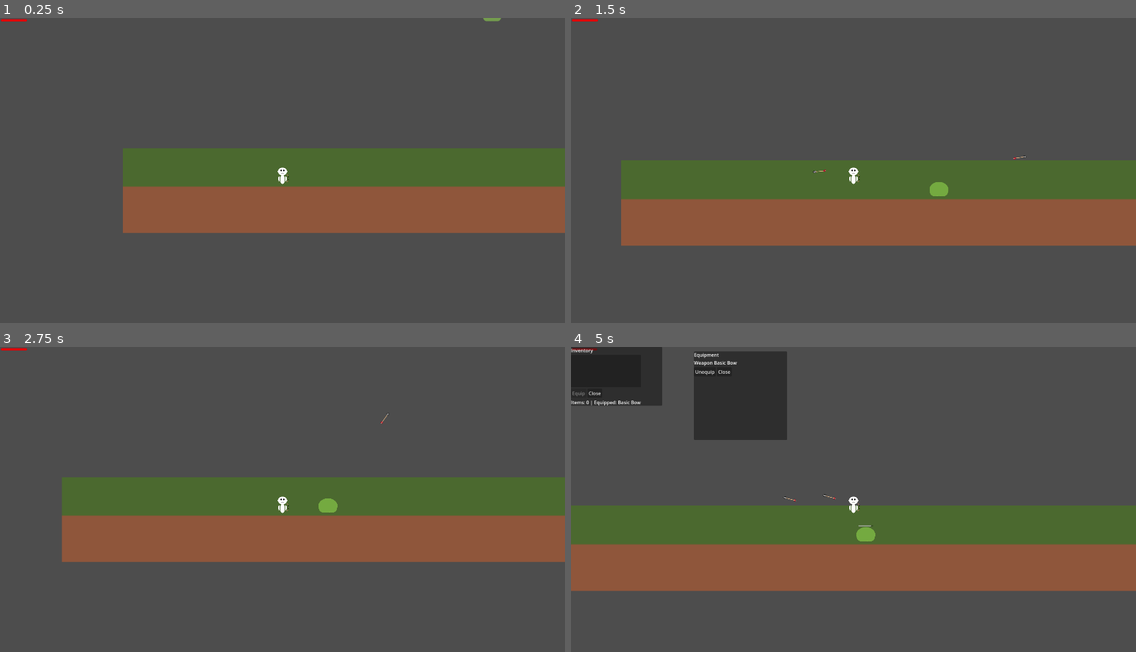
Above: before the commit, frames 1-4 (two rows, left to right).
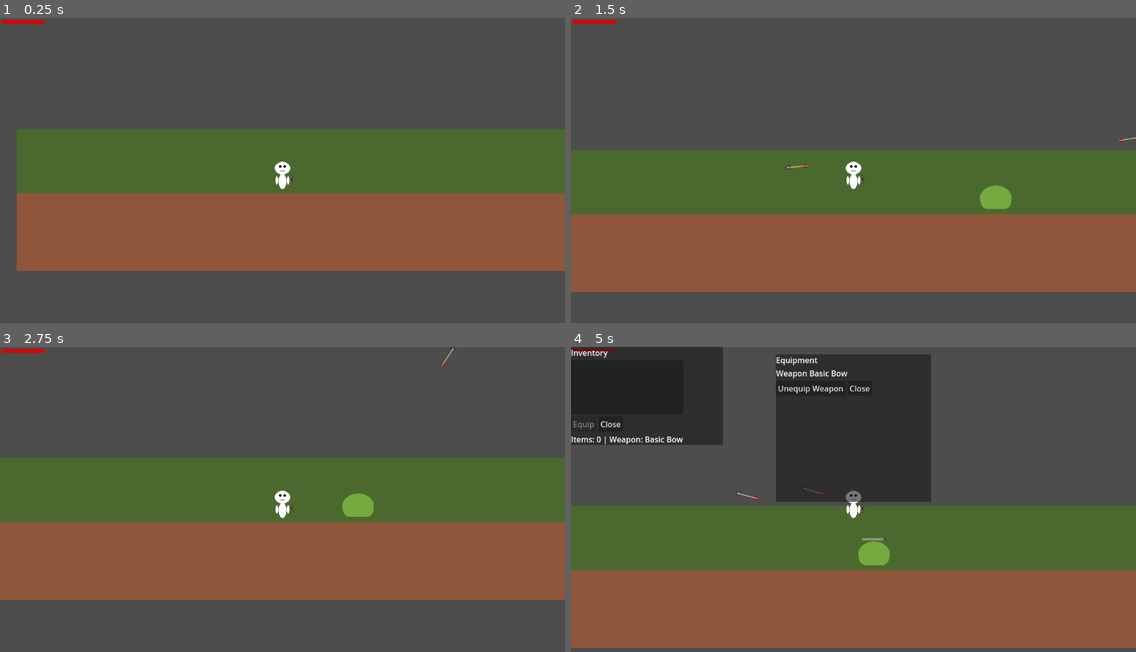
Above: after the commit, the same moments.

Repository: IcyOtter/Survivor-Wave-Like
Game: Godot game, scene res://scenes/world.tscn
Two runs of this game, one before a commit and one after it. Both use one fixed random seed, a clock stepped at 60 frames per second and the inputs below.
Inputs (mouse positions are in pixels of both pictures, inside the frame that each line leads up to):
- Up to frame 1 (0.25 s): no input
- Up to frame 2 (1.5 s): move the mouse to (977, 161) at 0.52 s; hold D (move_right) from 0.53 s (still down); click (977, 161) at 0.6 s; tap Space (jump) at 0.77 s; move the mouse to (740, 191) at 1.27 s; click (740, 191) at 1.35 s
- Up to frame 3 (2.75 s): tap Space (jump) at 1.52 s; move the mouse to (339, 435) at 2.02 s; release D (move_right) at 2.03 s; hold A (move_left) from 2.03 s (still down); tap E (interact) at 2.1 s; click (339, 435) at 2.3 s
- Up to frame 4 (5 s): move the mouse to (825, 569) at 2.77 s; release A (move_left) at 2.78 s; hold D (move_right) 2.78-4.28 s; tap S (toggle_autofire) at 2.85 s; tap Space (jump) at 3.02, 3.77, 4.52 s; click (825, 569) at 3.05 s; move the mouse to (1023, 554) at 3.52 s; tap C (toggle_equipment) at 3.6 s; click (1023, 554) at 3.8 s; tap Tab (toggle_inventory) at 4.15 s; move the mouse to (684, 456) at 4.27 s; hold A (move_left) from 4.28 s (still down); click (684, 456) at 4.35 s

The runs differ from the first frame. In frame 1, 25% of the frame differs, in the area x 0-100%, y 0-83%; in frame 2, 26%; in frame 3, 25%; in frame 4, 47%, in the area x 0-100%, y 0-99%.

Commit message:
- Removed ammo structure. All ammo will be based on the bow type - Removed all UI features that had to do with ammo

Diff:
--- a/scenes/arrow.tscn
+++ b/items/weapons/BasicBow/BasicArrow.tscn
@@ -1,19 +1,19 @@
 [gd_scene load_steps=4 format=3 uid="uid://d1asvcs5n4um5"]
 
-[ext_resource type="Script" uid="uid://dgj0iklwujynx" path="res://scripts/BaseProjectile.gd" id="1_23jat"]
-[ext_resource type="Texture2D" uid="uid://lk11nwoppvei" path="res://assets/projectiles/stone arrow/stonearrow.png" id="2_q8ifc"]
+[ext_resource type="Script" uid="uid://dgj0iklwujynx" path="res://scripts/BaseProjectile.gd" id="1_4n7bh"]
+[ext_resource type="Texture2D" uid="uid://lk11nwoppvei" path="res://assets/projectiles/stone arrow/stonearrow.png" id="2_i5akv"]
 
 [sub_resource type="CircleShape2D" id="CircleShape2D_7ckq1"]
 radius = 1.0
 
-[node name="Arrow" type="Area2D"]
+[node name="BasicArrow" type="Area2D"]
 collision_layer = 2
 collision_mask = 12
-script = ExtResource("1_23jat")
+script = ExtResource("1_4n7bh")
 
 [node name="Sprite2D" type="Sprite2D" parent="."]
 scale = Vector2(1, 0.858)
-texture = ExtResource("2_q8ifc")
+texture = ExtResource("2_i5akv")
 
 [node name="CollisionShape2D" type="CollisionShape2D" parent="."]
 position = Vector2(-3, 0)
--- /dev/null
+++ b/items/weapons/BasicBow/BasicBow.tres
@@ -0,0 +1,17 @@
+[gd_resource type="Resource" script_class="ItemDefinition" load_steps=5 format=3 uid="uid://bbyoc5thmj6ny"]
+
+[ext_resource type="Texture2D" uid="uid://cdyiu066hlucs" path="res://assets/weapons/basic bow/basicbow.png" id="1_myamn"]
+[ext_resource type="PackedScene" uid="uid://d1asvcs5n4um5" path="res://items/weapons/BasicBow/BasicArrow.tscn" id="2_7bjpb"]
+[ext_resource type="Script" uid="uid://bdfvny2l3xmqp" path="res://scripts/ItemDefinition.gd" id="3_ydag1"]
+[ext_resource type="PackedScene" uid="uid://dorne3gevs8gq" path="res://items/weapons/BasicBow/BasicBow.tscn" id="4_g82io"]
+
+[resource]
+script = ExtResource("3_ydag1")
+id = "Basic_Bow"
+display_name = "Basic Bow"
+icon = ExtResource("1_myamn")
+weapon_scene = ExtResource("4_g82io")
+fire_rate = 5.0
+base_damage = 1
+projectile_scene = ExtResource("2_7bjpb")
+metadata/_custom_type_script = "uid://bdfvny2l3xmqp"
--- a/scenes/BasicBow.tscn
+++ b/items/weapons/BasicBow/BasicBow.tscn
@@ -1,12 +1,10 @@
-[gd_scene load_steps=4 format=3 uid="uid://dorne3gevs8gq"]
+[gd_scene load_steps=3 format=3 uid="uid://dorne3gevs8gq"]
 
 [ext_resource type="Script" uid="uid://b1ehrbjb8pbdf" path="res://scripts/ProjectileWeapon.gd" id="1_41dtp"]
 [ext_resource type="Texture2D" uid="uid://cdyiu066hlucs" path="res://assets/weapons/basic bow/basicbow.png" id="1_vt0lb"]
-[ext_resource type="PackedScene" uid="uid://d1asvcs5n4um5" path="res://scenes/arrow.tscn" id="2_6jj7m"]
 
 [node name="BasicBow" type="Node2D"]
 script = ExtResource("1_41dtp")
-projectile_scene = ExtResource("2_6jj7m")
 
 [node name="Sprite2D" type="Sprite2D" parent="."]
 position = Vector2(-2.999998, 1.9073486e-06)
--- a/project.godot
+++ b/project.godot
@@ -17,8 +17,6 @@
 
 [display]
 
-window/size/viewport_width=1920
-window/size/viewport_height=1080
 window/size/resizable=false
 window/stretch/mode="viewport"
 
--- a/scenes/BasicBow.tres
+++ /dev/null
@@ -1,17 +0,0 @@
-[gd_resource type="Resource" script_class="ItemDefinition" load_steps=4 format=3 uid="uid://bbyoc5thmj6ny"]
-
-[ext_resource type="Texture2D" uid="uid://cdyiu066hlucs" path="res://assets/weapons/basic bow/basicbow.png" id="1_bxmcr"]
-[ext_resource type="Script" uid="uid://bdfvny2l3xmqp" path="res://scripts/ItemDefinition.gd" id="2_nsq6u"]
-[ext_resource type="PackedScene" uid="uid://dorne3gevs8gq" path="res://scenes/BasicBow.tscn" id="3_nsq6u"]
-
-[resource]
-script = ExtResource("2_nsq6u")
-id = "Basic_Bow"
-display_name = "Basic Bow"
-icon = ExtResource("1_bxmcr")
-weapon_scene = ExtResource("3_nsq6u")
-fire_rate = 5.0
-base_damage = 1
-stackable = false
-max_stack = 1
-metadata/_custom_type_script = "uid://bdfvny2l3xmqp"
--- /dev/null
+++ b/scenes/WeaponPickup.tscn
@@ -0,0 +1,15 @@
+[gd_scene load_steps=3 format=3 uid="uid://n2qx5gikiu4g"]
+
+[ext_resource type="Script" path="res://scripts/WeaponPickup.gd" id="1_4c0k1"]
+
+[sub_resource type="CircleShape2D" id="CircleShape2D_4c0k1"]
+radius = 17.0
+
+[node name="WeaponPickup" type="Area2D"]
+script = ExtResource("1_4c0k1")
+
+[node name="Sprite2D" type="Sprite2D" parent="."]
+z_index = 10
+
+[node name="CollisionShape2D" type="CollisionShape2D" parent="."]
+shape = SubResource("CircleShape2D_4c0k1")
--- a/scenes/enemy.tscn
+++ b/scenes/enemy.tscn
@@ -5,7 +5,7 @@
 [ext_resource type="Script" uid="uid://c0xeprhbprjvv" path="res://scripts/Enemy Scripts/EnemyHealthBar.gd" id="2_5uy6h"]
 [ext_resource type="Script" uid="uid://cstfxioi7pfmh" path="res://scripts/DropEntry.gd" id="2_xwavj"]
 [ext_resource type="PackedScene" uid="uid://4ewapt1weyo" path="res://scenes/ItemPickup.tscn" id="3_c4w8v"]
-[ext_resource type="Resource" uid="uid://bbyoc5thmj6ny" path="res://scenes/BasicBow.tres" id="3_xwavj"]
+[ext_resource type="Resource" uid="uid://bbyoc5thmj6ny" path="res://items/weapons/BasicBow/BasicBow.tres" id="3_xwavj"]
 
 [sub_resource type="Resource" id="Resource_ipns3"]
 script = ExtResource("2_xwavj")
--- a/scenes/player.tscn
+++ b/scenes/player.tscn
@@ -4,7 +4,7 @@
 [ext_resource type="Script" uid="uid://bricsnrakdnth" path="res://scripts/WeaponManager.gd" id="2_dqkch"]
 [ext_resource type="Texture2D" uid="uid://d18a35ch3wai7" path="res://assets/player/pixelplayer.png" id="2_g2els"]
 [ext_resource type="Script" uid="uid://bdfvny2l3xmqp" path="res://scripts/ItemDefinition.gd" id="4_qlg0r"]
-[ext_resource type="Resource" uid="uid://bbyoc5thmj6ny" path="res://scenes/BasicBow.tres" id="5_tuyoq"]
+[ext_resource type="Resource" uid="uid://bbyoc5thmj6ny" path="res://items/weapons/BasicBow/BasicBow.tres" id="5_tuyoq"]
 
 [sub_resource type="RectangleShape2D" id="RectangleShape2D_tuyoq"]
 size = Vector2(23, 46)
--- a/scenes/world.tscn
+++ b/scenes/world.tscn
@@ -165,9 +165,9 @@
 [node name="ButtonsRow" type="HBoxContainer" parent="Player/Camera2D/UI/HUD/EquipmentPanel/VBoxContainer"]
 layout_mode = 2
 
-[node name="UnequipButton" type="Button" parent="Player/Camera2D/UI/HUD/EquipmentPanel/VBoxContainer/ButtonsRow"]
+[node name="UnequipWeaponButton" type="Button" parent="Player/Camera2D/UI/HUD/EquipmentPanel/VBoxContainer/ButtonsRow"]
 layout_mode = 2
-text = "Unequip"
+text = "Unequip Weapon"
 
 [node name="CloseButton" type="Button" parent="Player/Camera2D/UI/HUD/EquipmentPanel/VBoxContainer/ButtonsRow"]
 layout_mode = 2
--- a/scripts/BaseProjectile.gd
+++ b/scripts/BaseProjectile.gd
@@ -1,34 +1,33 @@
 extends Area2D
 class_name BaseProjectile
-
-@export var speed: float = 900.0
-@export var lifetime: float = 2.0
-
-# Projectile-specific damage modifiers
-@export var damage_multiplier: float = 1.0   # e.g. 1.25 for magic bolt
-@export var flat_damage_bonus: int = 0        # e.g. +2 for heavy arrow
 
 @export var ignore_layer: int = 1
 
 var direction: Vector2 = Vector2.RIGHT
-var damage: int = 0   # FINAL damage, set by weapon
+var speed: float = 900.0
+var lifetime: float = 2.0
+var rotate_to_direction: bool = true
+
+# Damage is set by the weapon only
+var damage: int = 0
 
 func _ready() -> void:
 	set_collision_mask_value(ignore_layer, false)
 	get_tree().create_timer(lifetime).timeout.connect(queue_free)
 
 func _physics_process(delta: float) -> void:
-	var dir := direction.normalized()
-	global_position += dir * speed * delta
+	global_position += direction.normalized() * speed * delta
 
-	# Face travel direction (sprite must be drawn pointing RIGHT by default)
-	rotation = dir.angle()
+	if rotate_to_direction and direction.length() > 0.0001:
+		rotation = direction.angle()
 
-
-func apply_weapon_damage(weapon_damage: int) -> void:
-	damage = int(round(weapon_damage * damage_multiplier)) + flat_damage_bonus
+func configure(speed_in: float, lifetime_in: float, rotate_in: bool, damage_in: int) -> void:
+	speed = speed_in
+	lifetime = lifetime_in
+	rotate_to_direction = rotate_in
+	damage = damage_in
 
 func _on_body_entered(body: Node) -> void:
 	if body.has_method("take_damage"):
-		body.take_damage(damage)
+		body.call("take_damage", damage)
 	queue_free()
--- a/scripts/BaseWeapon.gd
+++ b/scripts/BaseWeapon.gd
@@ -2,6 +2,8 @@
 class_name BaseWeapon
 
 @export var item_def: ItemDefinition
+var weapon_manager: WeaponManager = null
+
 
 # These are derived from item_def; do not edit per weapon scene anymore.
 var fire_rate: float = 4.0
--- a/scripts/Enemy Scripts/BaseEnemy.gd
+++ b/scripts/Enemy Scripts/BaseEnemy.gd
@@ -105,29 +105,39 @@
 		push_warning("Enemy drop: pickup_scene is not an ItemPickup.")
 		return
 
-	# Configure the pickup from the ItemDefinition resource
+	# Configure the pickup
 	pickup.item_def = entry.item_def
 	pickup.quantity = max(entry.quantity, 1)
 
-	# Raycast down to place on ground
-	var ray_from := global_position + Vector2(0, -16)
-	var ray_to := ray_from + Vector2(0, 800)
+	# Find final position (your raycast-to-ground logic)
+	var start_pos := global_position + Vector2(0, -16)
 
 	var space := get_world_2d().direct_space_state
-	var query := PhysicsRayQueryParameters2D.create(ray_from, ray_to)
+	var query := PhysicsRayQueryParameters2D.create(
+		start_pos,
+		start_pos + Vector2(0, 800)
+	)
 	query.collision_mask = GROUND_MASK
 	query.exclude = [self]
 
 	var result := space.intersect_ray(query)
 
-	var final_pos := global_position + Vector2(0, -24) # fallback
+	var final_pos := start_pos
+	if result.size() > 0:
+		final_pos = result["position"] - Vector2(0, drop_clearance)
 
-	if result.size() > 0:
-		var hit_pos: Vector2 = result["position"]
-		final_pos = hit_pos - Vector2(0, drop_clearance)
+	# IMPORTANT: defer adding and positioning to avoid "flushing queries" error
+	var parent := get_parent()
+	if parent == null:
+		parent = get_tree().current_scene
 
-	get_parent().add_child(pickup)
-	pickup.global_position = final_pos
+	parent.call_deferred("add_child", pickup)
+	pickup.set_deferred("global_position", final_pos)
+
+	# If your ItemPickup has monitoring enabled/disabled in code, defer it too:
+	# pickup.set_deferred("monitoring", true)
+	# pickup.set_deferred("monitorable", true)
+
 
 
 func _debug_draw_ray(from: Vector2, to: Vector2, hit: bool) -> void:
--- a/scripts/EquipmentUI.gd
+++ b/scripts/EquipmentUI.gd
@@ -2,7 +2,7 @@
 class_name EquipmentUI
 
 @onready var weapon_value: Label = $VBoxContainer/WeaponRow/WeaponValue
-@onready var unequip_button: Button = $VBoxContainer/ButtonsRow/UnequipButton
+@onready var unequip_weapon_button: Button = $VBoxContainer/ButtonsRow/UnequipWeaponButton
 @onready var close_button: Button = $VBoxContainer/ButtonsRow/CloseButton
 
 var _weapon_manager: WeaponManager = null
@@ -14,8 +14,11 @@
 
 	_bind_weapon_manager()
 
-	unequip_button.pressed.connect(_on_unequip_pressed)
-	close_button.pressed.connect(_on_close_pressed)
+	if not unequip_weapon_button.pressed.is_connected(_on_unequip_weapon_pressed):
+		unequip_weapon_button.pressed.connect(_on_unequip_weapon_pressed)
+
+	if not close_button.pressed.is_connected(_on_close_pressed):
+		close_button.pressed.connect(_on_close_pressed)
 
 	_refresh()
 
@@ -48,19 +51,20 @@
 func _refresh() -> void:
 	if _weapon_manager == null or _weapon_manager.inventory == null:
 		weapon_value.text = "(none)"
-		unequip_button.disabled = true
+		unequip_weapon_button.disabled = true
 		return
 
 	var inv := _weapon_manager.inventory
 
+	# Weapon slot
 	if inv.has_equipped_weapon():
 		weapon_value.text = inv.get_equipped_weapon_name()
-		unequip_button.disabled = false
+		unequip_weapon_button.disabled = false
 	else:
 		weapon_value.text = "(none)"
-		unequip_button.disabled = true
+		unequip_weapon_button.disabled = true
 
-func _on_unequip_pressed() -> void:
+func _on_unequip_weapon_pressed() -> void:
 	if _weapon_manager != null:
 		_weapon_manager.unequip()
 
--- a/scripts/InventoryUI.gd
+++ b/scripts/InventoryUI.gd
@@ -61,6 +61,7 @@
 	if _weapon_manager == null or _weapon_manager.inventory == null:
 		hint_label.text = "Inventory not available."
 		equip_button.disabled = true
+		equip_button.text = "Equip"
 		return
 
 	var inv := _weapon_manager.inventory
@@ -70,25 +71,44 @@
 		var qty := inv.get_item_qty(i)
 		weapon_list.add_item("%s  x%d" % [item_name, qty])
 
-	# Enable equip only if something is selected (and selection is a weapon)
+	# Button enable + label based on selection
+	_update_equip_button_state()
+
+	# Equipped status
+	var weapon_text := "(none)"
+	if inv.has_equipped_weapon():
+		weapon_text = inv.get_equipped_weapon_name()
+
+
+	hint_label.text = "Items: %d | Weapon: %s" % [inv.items.size(), weapon_text]
+
+func _on_item_selected(_index: int) -> void:
+	_update_equip_button_state()
+
+func _update_equip_button_state() -> void:
+	if _weapon_manager == null or _weapon_manager.inventory == null:
+		equip_button.disabled = true
+		equip_button.text = "Equip"
+		return
+
+	var inv := _weapon_manager.inventory
 	var selected := weapon_list.get_selected_items()
 	if selected.is_empty():
 		equip_button.disabled = true
-	else:
-		equip_button.disabled = inv.get_item_type(selected[0]) != "weapon"
-
-	var equipped_text := "(none)"
-	if inv.has_equipped_weapon():
-		equipped_text = inv.get_equipped_weapon_name()
-
-	hint_label.text = "Items: %d | Equipped: %s" % [inv.items.size(), equipped_text]
-
-func _on_item_selected(index: int) -> void:
-	if _weapon_manager == null or _weapon_manager.inventory == null:
-		equip_button.disabled = true
+		equip_button.text = "Equip"
 		return
 
-	equip_button.disabled = _weapon_manager.inventory.get_item_type(index) != "weapon"
+	var index := selected[0]
+	var t := inv.get_item_type(index)
+
+	var can_equip := (t == "weapon")
+	equip_button.disabled = not can_equip
+
+	# Optional UX: change button text based on item type
+	if t == "weapon":
+		equip_button.text = "Equip Weapon"
+	else:
+		equip_button.text = "Equip"
 
 func _on_equip_pressed() -> void:
 	if _weapon_manager == null or _weapon_manager.inventory == null:
@@ -96,20 +116,27 @@
 		return
 
 	var selected := weapon_list.get_selected_items()
-	print("Equip: selected indices =", selected)
-
 	if selected.is_empty():
 		print("Equip: nothing selected.")
 		return
 
 	var index := selected[0]
-	print("Equip: equipping index", index, "item=", _weapon_manager.inventory.get_item_name(index))
+	var inv := _weapon_manager.inventory
+	var t := inv.get_item_type(index)
 
-	_weapon_manager.equip_from_inventory(index)
+	print("Equip: index=", index, "type=", t, "name=", inv.get_item_name(index))
 
+	if t == "weapon":
+		_weapon_manager.equip_from_inventory(index)
+	else:
+		push_warning("Equip: Unsupported item type: %s" % t)
+		return
+
+	# Open equipment panel (optional)
 	if _equipment_ui != null and _equipment_ui.has_method("open"):
 		_equipment_ui.call("open")
 
+	# Refresh UI (note: inventory_changed will also trigger refresh via signal)
 	_refresh()
 
 func _on_close_pressed() -> void:
--- a/scripts/ItemDefinition.gd
+++ b/scripts/ItemDefinition.gd
@@ -1,18 +1,25 @@
 extends Resource
 class_name ItemDefinition
 
-@export var id: String = ""                   # unique identifier, e.g. "bow_normal"
+@export var id: String = ""
 @export var display_name: String = "Item"
-@export var item_type: String = "weapon"      # "weapon" for now
+@export var item_type: String = "weapon" # keep for future expansion
 
-# Visuals (used by ItemPickup, later by inventory UI)
 @export var icon: Texture2D
 
-# --- Weapon data (used when item_type == "weapon") ---
-@export var weapon_scene: PackedScene         # the scene to instantiate when equipped
-@export var fire_rate: float = 4.0            # shots per second (4 = one shot every 0.25s)
-@export var base_damage: int = 5              # weapon base damage
+# Weapon scene to instantiate on equip
+@export var weapon_scene: PackedScene
 
-# Stacking
-@export var stackable: bool = true
-@export var max_stack: int = 999
+# Weapon stats (damage is ONLY here now)
+@export var fire_rate: float = 4.0
+@export var base_damage: int = 5
+
+# Weapon-owned projectile config (arrow is tied to bow)
+@export var projectile_scene: PackedScene
+@export var projectile_speed: float = 900.0
+@export var projectile_lifetime: float = 2.0
+@export var projectile_rotate_to_direction: bool = true
+
+# Stacking (weapons usually not stackable)
+@export var stackable: bool = false
+@export var max_stack: int = 1
--- a/scripts/ItemInventory.gd
+++ b/scripts/ItemInventory.gd
@@ -3,19 +3,8 @@
 
 signal inventory_changed()
 
-# Each stack is a Dictionary:
-# {
-#   "id": String,
-#   "name": String,
-#   "type": String,
-#   "weapon_path": String,
-#   "qty": int,
-#   "stackable": bool,
-#   "max_stack": int
-# }
 @export var items: Array[Dictionary] = []
 
-# Equipped weapon slot stores a single item entry (qty always 1)
 @export var equipped_weapon: Dictionary = {}
 
 func add_item(def: ItemDefinition, amount: int = 1) -> void:
@@ -29,7 +18,7 @@
 	if def.stackable:
 		for i in range(items.size()):
 			if String(items[i].get("id", "")) == def.id:
-				var max_stack := int(items[i].get("max_stack", 999))
+				var max_stack := def.max_stack
 				var current := int(items[i].get("qty", 0))
 				items[i]["qty"] = clamp(current + amount, 0, max_stack)
 				emit_signal("inventory_changed")
@@ -69,6 +58,11 @@
 		return ""
 	return String(items[index].get("type", ""))
 
+func get_item_def(index: int) -> ItemDefinition:
+	if index < 0 or index >= items.size():
+		return null
+	return items[index].get("def", null) as ItemDefinition
+
 func get_weapon_path(index: int) -> String:
 	if index < 0 or index >= items.size():
 		return ""
@@ -84,18 +78,59 @@
 	return String(equipped_weapon.get("weapon_path", ""))
 
 func _make_entry(def: ItemDefinition, amount: int) -> Dictionary:
-	var weapon_path := ""
-	if def.weapon_scene != null and def.weapon_scene.resource_path != "":
-		weapon_path = def.weapon_scene.resource_path
+	var weapon_path: String = ""
+	if def.weapon_scene != null:
+		var p := def.weapon_scene.resource_path
+		if p != null and p != "":
+			weapon_path = p
 
+	var projectile_path: String = ""
+	if def.projectile_scene != null:
+		var pp := def.projectile_scene.resource_path
+		if pp != null and pp != "":
+			projectile_path = pp
 
 	return {
 		"def": def,
 		"id": def.id,
 		"name": def.display_name,
 		"type": def.item_type,
+
 		"weapon_path": weapon_path,
+		"projectile_path": projectile_path,
+
 		"qty": amount,
 		"stackable": def.stackable,
 		"max_stack": def.max_stack
 	}
+
+func find_stack_index_by_id(item_id: String) -> int:
+	for i in range(items.size()):
+		if String(items[i].get("id", "")) == item_id:
+			return i
+	return -1
+
+func get_count_by_id(item_id: String) -> int:
+	var idx := find_stack_index_by_id(item_id)
+	if idx == -1:
+		return 0
+	return int(items[idx].get("qty", 0))
+
+func consume_by_id(item_id: String, amount: int = 1) -> bool:
+	if amount <= 0:
+		return true
+
+	var idx := find_stack_index_by_id(item_id)
+	if idx == -1:
+		return false
+
+	var current := int(items[idx].get("qty", 0))
+	if current < amount:
+		return false
+
+	items[idx]["qty"] = current - amount
+	if int(items[idx]["qty"]) <= 0:
+		items.remove_at(idx)
+
+	emit_signal("inventory_changed")
+	return true
--- a/scripts/ProjectileWeapon.gd
+++ b/scripts/ProjectileWeapon.gd
@@ -1,28 +1,19 @@
 extends BaseWeapon
 class_name ProjectileWeapon
 
-@export var projectile_scene: PackedScene
 @export var muzzle_path: NodePath = ^"Muzzle"
-
-# If true, projectile direction is from spawn -> mouse
 @export var aim_at_mouse: bool = true
-
-# Used if aim_at_mouse is false
-@export var fallback_forward: Vector2 = Vector2.RIGHT
-
-# Optional: spawn offset if you don’t want to use a Muzzle node
 @export var muzzle_offset: Vector2 = Vector2.ZERO
 
 @onready var muzzle: Node2D = get_node_or_null(muzzle_path) as Node2D
 
-func _ready() -> void:
-	super._ready()
+func _do_fire() -> void:
+	if item_def == null:
+		push_warning("ProjectileWeapon: item_def is null (WeaponManager did not inject ItemDefinition).")
+		return
 
-	if projectile_scene == null:
-		push_warning("ProjectileWeapon: projectile_scene is not assigned.")
-
-func _do_fire() -> void:
-	if projectile_scene == null:
+	if item_def.projectile_scene == null:
+		push_warning("ProjectileWeapon: item_def.projectile_scene is not set.")
 		return
 
 	var spawn_pos := global_position
@@ -31,19 +22,24 @@
 	else:
 		spawn_pos = global_position + muzzle_offset
 
-	var dir := fallback_forward.normalized()
+	var dir := Vector2.RIGHT
 	if aim_at_mouse:
 		dir = (get_global_mouse_position() - spawn_pos).normalized()
 	else:
 		dir = global_transform.x.normalized()
 
-	var proj := projectile_scene.instantiate() as BaseProjectile
+	var proj := item_def.projectile_scene.instantiate() as BaseProjectile
 	if proj == null:
-		push_warning("ProjectileWeapon: projectile_scene root is not BaseProjectile. Attach BaseProjectile.gd to the projectile root.")
+		push_warning("ProjectileWeapon: projectile_scene root is not BaseProjectile.")
 		return
 
 	proj.global_position = spawn_pos
 	proj.direction = dir
-	proj.apply_weapon_damage(base_damage)
+	proj.configure(
+		item_def.projectile_speed,
+		item_def.projectile_lifetime,
+		item_def.projectile_rotate_to_direction,
+		base_damage
+	)
 
 	get_tree().current_scene.add_child(proj)
--- a/scripts/WeaponManager.gd
+++ b/scripts/WeaponManager.gd
@@ -166,16 +166,21 @@
 	current_weapon = weapon_node as BaseWeapon
 	if current_weapon == null:
 		push_warning("WeaponManager: Equipped scene is not a BaseWeapon. Attach BaseWeapon.gd to the weapon root.")
-	else:
-		# Push ItemDefinition stats into the weapon (fire_rate/base_damage live on ItemDefinition now)
-		if inventory != null and inventory.has_equipped_weapon():
-			var def: ItemDefinition = inventory.equipped_weapon.get("def", null) as ItemDefinition
-			if def != null:
-				current_weapon.set_item_definition(def)
-			else:
-				push_warning("WeaponManager: Equipped entry 'def' is missing or not an ItemDefinition.")
+		emit_signal("weapon_equipped", weapon_node)
+		return
+
+	current_weapon.weapon_manager = self
+
+	# Push ItemDefinition stats into the weapon (fire_rate/base_damage live on ItemDefinition)
+	if inventory != null and inventory.has_equipped_weapon():
+		var def: ItemDefinition = inventory.equipped_weapon.get("def", null) as ItemDefinition
+		if def != null:
+			current_weapon.set_item_definition(def)
+		else:
+			push_warning("WeaponManager: Equipped entry 'def' is missing or not an ItemDefinition.")
 
 	emit_signal("weapon_equipped", weapon_node)
+
 
 
 func _find_first_weapon_index() -> int:
